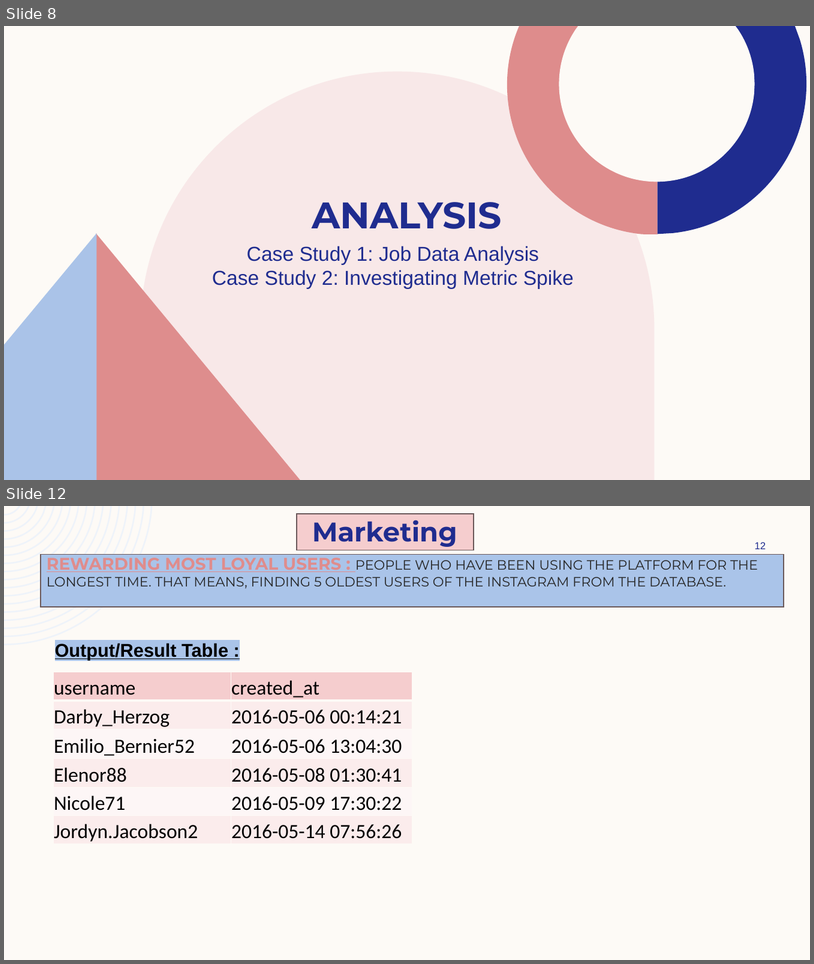
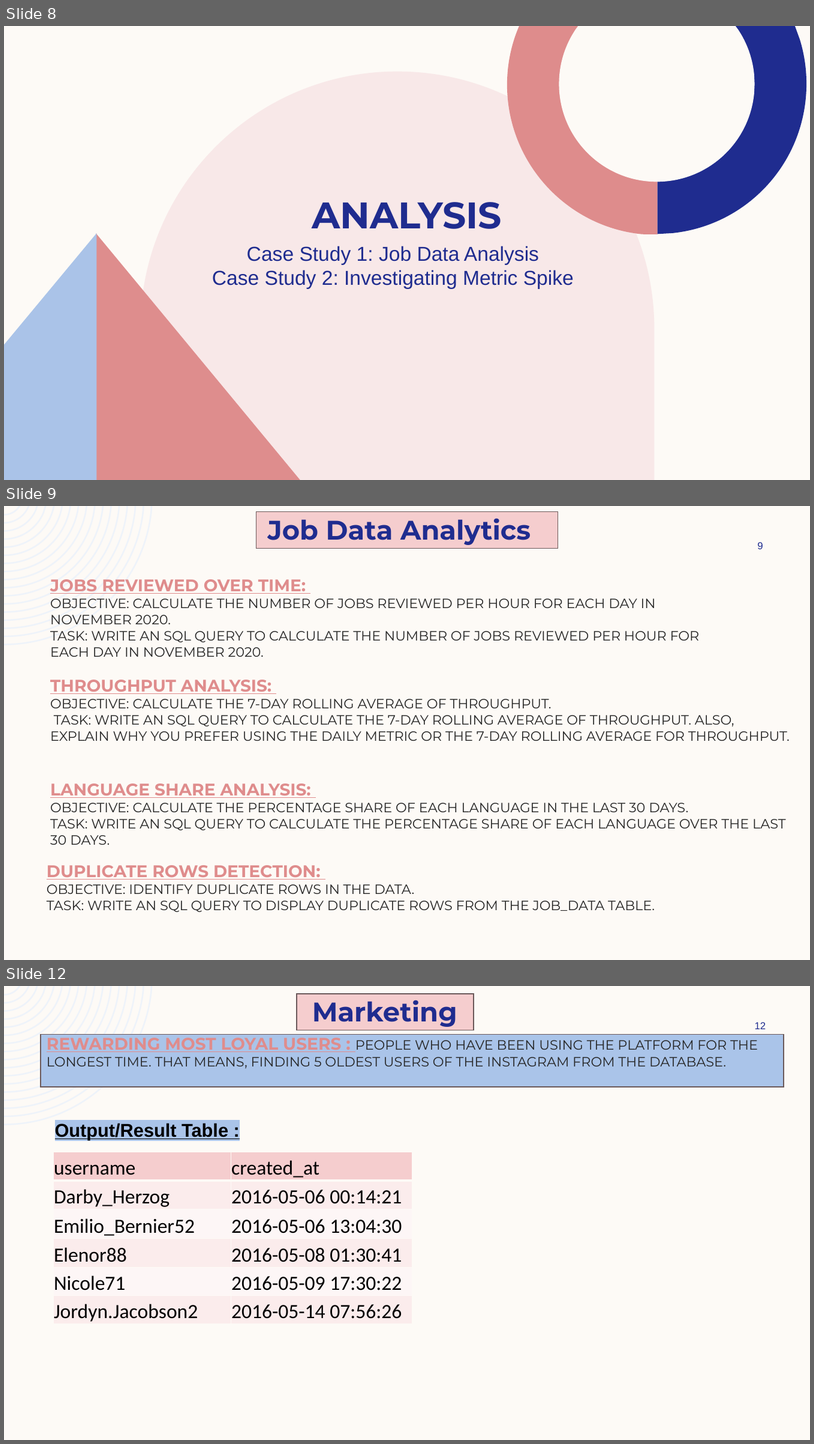
Before and after one commit to ShindeYash/Operation_and_Metric_Analytics, a slide deck: Report - Operation_and_Metric_Analytics.pptx. Shown one above the other, each under a label of ours: slides 8 and 12 before the commit, slides 8, 9 and 12 after it; the slides between them are not shown. The pictures are 814x964 and 814x1444 pixels, drawn with LibreOffice and Linux fonts; fonts in the diff are those of the drawing. Boxes give left, top, right and bottom in pixels: in the first picture for what was removed or moved away, otherwise in the second. Text is boxed around its words. In the diff, an @@ line names an element or a change of style, - is before the commit and + after.

```diff
--- a/Report - Operation_and_Metric_Analytics.pptx
+++ b/Report - Operation_and_Metric_Analytics.pptx
@@ slide 9 added at (x1=4, y1=506, x2=810, y2=960), background #FDFAF6; not listed: 1 template element that a slide beside it also shows @@
@@ rectangle added at (x1=256, y1=512, x2=558, y2=549), fill #F5CDCE, outline #6B5A5A 1 pt @@
@@ text added at (x1=268, y1=518, x2=531, y2=545), 32 pt, text #1F2C8F, bold @@
+Job Data Analytics
@@ page number added at (x1=758, y1=542, x2=763, y2=549), 12 pt, text #1F2C8F @@
+9
@@ title added at (x1=50, y1=579, x2=700, y2=657), 16 pt, text #262626 @@
+JOBS REVIEWED OVER TIME:
+OBJECTIVE: CALCULATE THE NUMBER OF JOBS REVIEWED PER HOUR FOR EACH DAY IN NOVEMBER 2020.
+TASK: WRITE AN SQL QUERY TO CALCULATE THE NUMBER OF JOBS REVIEWED PER HOUR FOR EACH DAY IN NOVEMBER 2020.
@@ text added at (x1=50, y1=679, x2=790, y2=741), 16 pt, text #262626 @@
+THROUGHPUT ANALYSIS:
+OBJECTIVE: CALCULATE THE 7-DAY ROLLING AVERAGE OF THROUGHPUT.
+TASK: WRITE AN SQL QUERY TO CALCULATE THE 7-DAY ROLLING AVERAGE OF THROUGHPUT. ALSO, EXPLAIN WHY YOU PREFER USING THE DAILY METRIC OR THE 7-DAY ROLLING AVERAGE FOR THROUGHPUT.
@@ text added at (x1=50, y1=783, x2=786, y2=844), 16 pt, text #262626 @@
+LANGUAGE SHARE ANALYSIS:
+OBJECTIVE: CALCULATE THE PERCENTAGE SHARE OF EACH LANGUAGE IN THE LAST 30 DAYS.
+TASK: WRITE AN SQL QUERY TO CALCULATE THE PERCENTAGE SHARE OF EACH LANGUAGE OVER THE LAST 30 DAYS.
@@ text added at (x1=47, y1=865, x2=655, y2=912), 16 pt, text #262626 @@
+DUPLICATE ROWS DETECTION:
+OBJECTIVE: IDENTIFY DUPLICATE ROWS IN THE DATA.
+TASK: WRITE AN SQL QUERY TO DISPLAY DUPLICATE ROWS FROM THE JOB_DATA TABLE.
```
Also in this commit, not shown: 1 slide changed, 1 other slide added, 1 slide removed.
